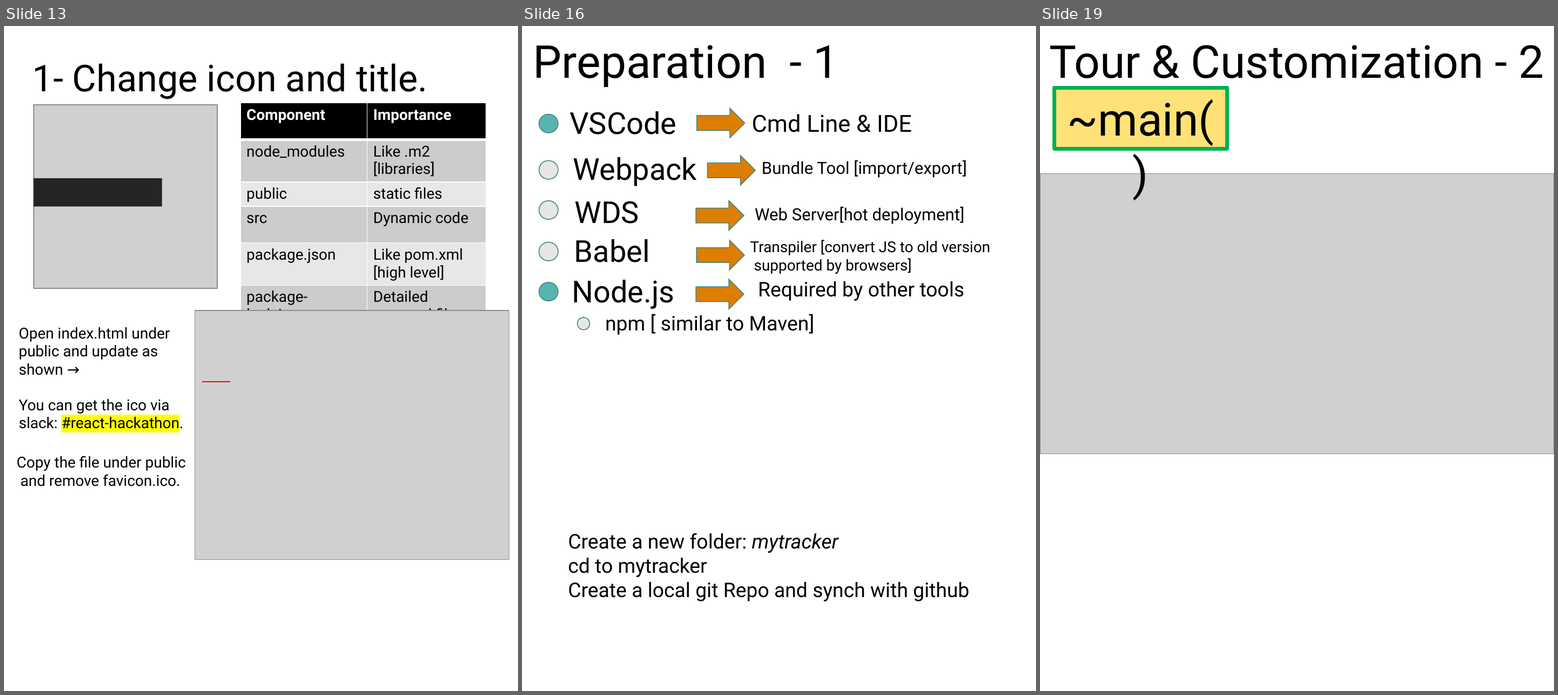
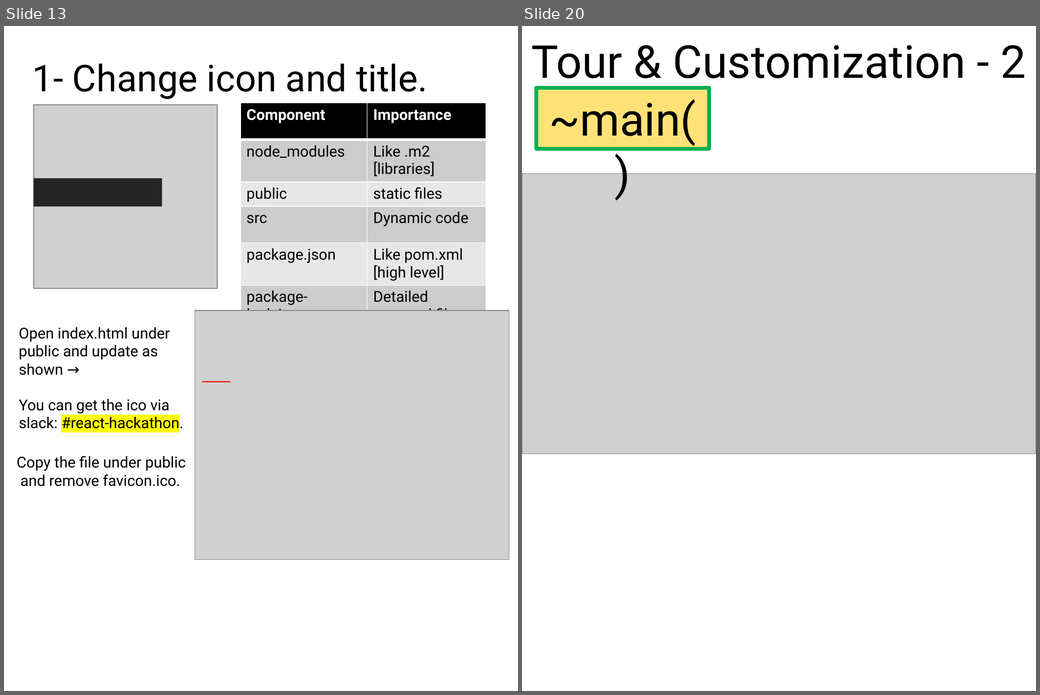
Before and after one commit to scorpion0511/mytracker, a slide deck: doc/React.pptx. Shown side by side, each under a label of ours: slides 13, 16 and 19 before the commit, slides 13 and 20 after it; the slides between them are not shown. The pictures are 1558x695 and 1040x695 pixels, drawn with LibreOffice and Linux fonts; fonts in the diff are those of the drawing; grey boxes stand for pictures. Boxes give left, top, right and bottom in pixels: in the first picture for what was removed or moved away, otherwise in the second. Text is boxed around its words. In the diff, an @@ line names an element or a change of style, - is before the commit and + after.

```diff
--- a/doc/React.pptx
+++ b/doc/React.pptx
@@ slide 16 removed at bbox=[522, 26, 1036, 691], background #FFFFFF @@
@@ text removed at bbox=[533, 45, 838, 87] @@
-Preparation - 1
@@ ellipse removed at bbox=[539, 115, 558, 133] @@
@@ text removed at bbox=[570, 111, 676, 135] @@
-VSCode
@@ right arrow removed at bbox=[697, 108, 744, 138] @@
@@ text removed at bbox=[752, 114, 912, 132] @@
-Cmd Line & IDE
@@ ellipse removed at bbox=[539, 161, 558, 179] @@
@@ text removed at bbox=[573, 157, 697, 186] @@
-Webpack
@@ right arrow removed at bbox=[708, 156, 755, 185] @@
@@ text removed at bbox=[762, 160, 967, 178] @@
-Bundle Tool [import/export]
@@ ellipse removed at bbox=[539, 201, 558, 219] @@
@@ text removed at bbox=[574, 201, 639, 224] @@
-WDS
@@ right arrow removed at bbox=[696, 201, 744, 231] @@
@@ text removed at bbox=[755, 206, 965, 224] @@
-Web Server[hot deployment]
@@ ellipse removed at bbox=[539, 243, 558, 261] @@
@@ text removed at bbox=[574, 239, 650, 263] @@
-Babel
@@ right arrow removed at bbox=[697, 240, 744, 270] @@
@@ text removed at bbox=[750, 240, 990, 274] @@
-Transpiler [convert JS to old version
-supported by browsers]
@@ ellipse removed at bbox=[539, 282, 558, 301] @@
@@ text removed at bbox=[572, 280, 674, 309] @@
-Node.js
@@ right arrow removed at bbox=[696, 279, 744, 309] @@
@@ text removed at bbox=[758, 281, 965, 301] @@
-Required by other tools
@@ text removed at bbox=[605, 314, 815, 335] @@
-npm [ similar to Maven]
@@ ellipse removed at bbox=[577, 318, 590, 330] @@
@@ text removed at bbox=[568, 533, 969, 602] @@
-Create a new folder: mytracker
-cd to mytracker
-Create a local git Repo and synch with github
@@ what was slide 19 is now slide 20 @@
```
Also in this commit, not shown: 3 slides changed, 4 slides added, 3 other slides removed, 16 other files.
